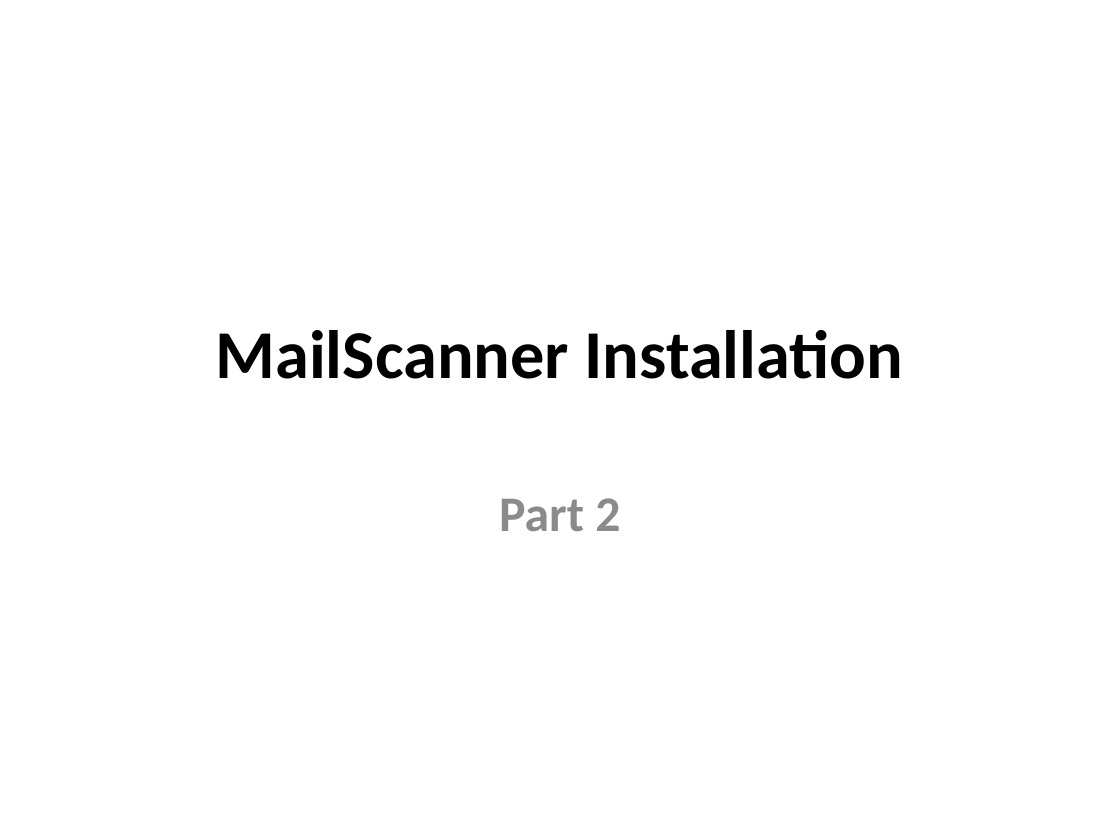
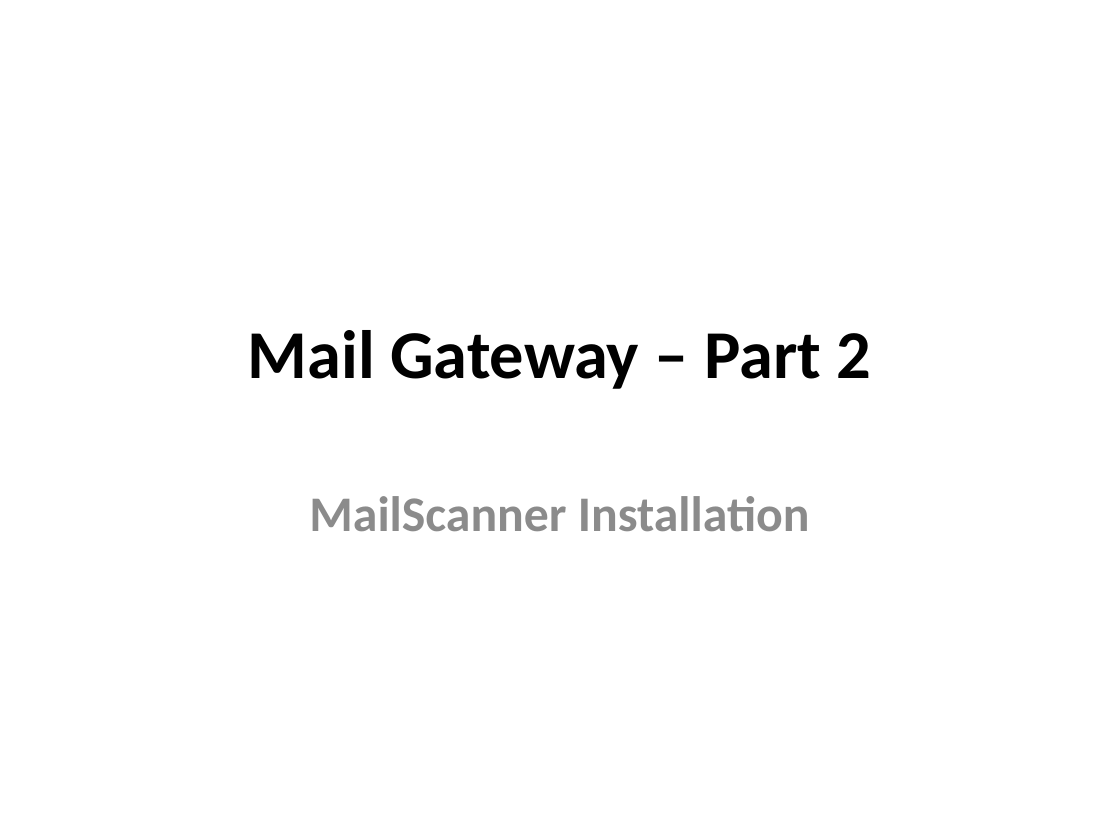
Before and after one commit to afnog/afnog.github.io, a slide deck: slide 1 of sse/postfix/mailfilter-pt2.pptx. Drawn at 1120x840 pixels with LibreOffice and Linux fonts; fonts in the diff are those of the drawing. Boxes give left, top, right and bottom in pixels: in the first picture for what was removed or moved away, otherwise in the second. Text is boxed around its words. In the diff, an @@ line names an element or a change of style, - is before the commit and + after.

```diff
--- a/sse/postfix/mailfilter-pt2.pptx
+++ b/sse/postfix/mailfilter-pt2.pptx
@@ title at [248, 330, 872, 389]: text changed @@
-MailScanner Installation
+Mail Gateway – Part 2
@@ subtitle at [309, 496, 810, 531]: text changed @@
-Part 2
+MailScanner Installation
```
Also in this commit, not shown: 1 other slide changed, 4 other files.
